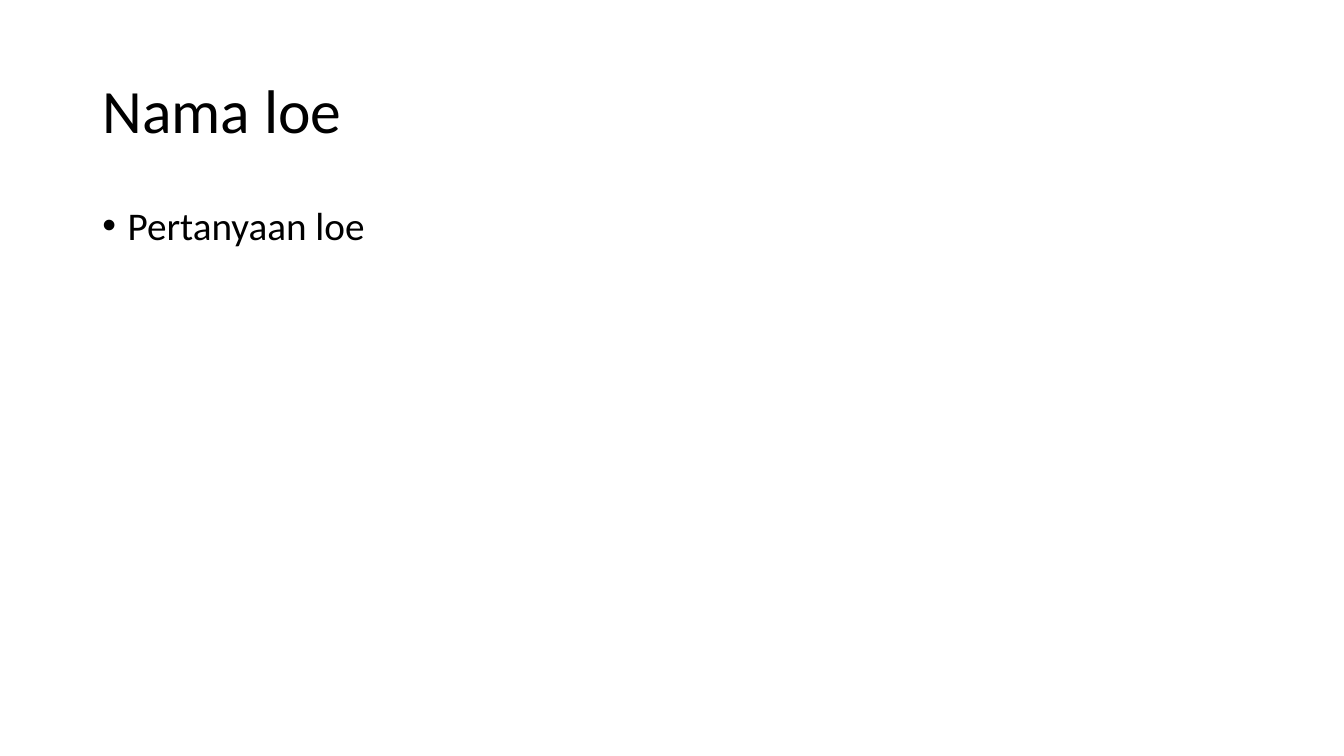
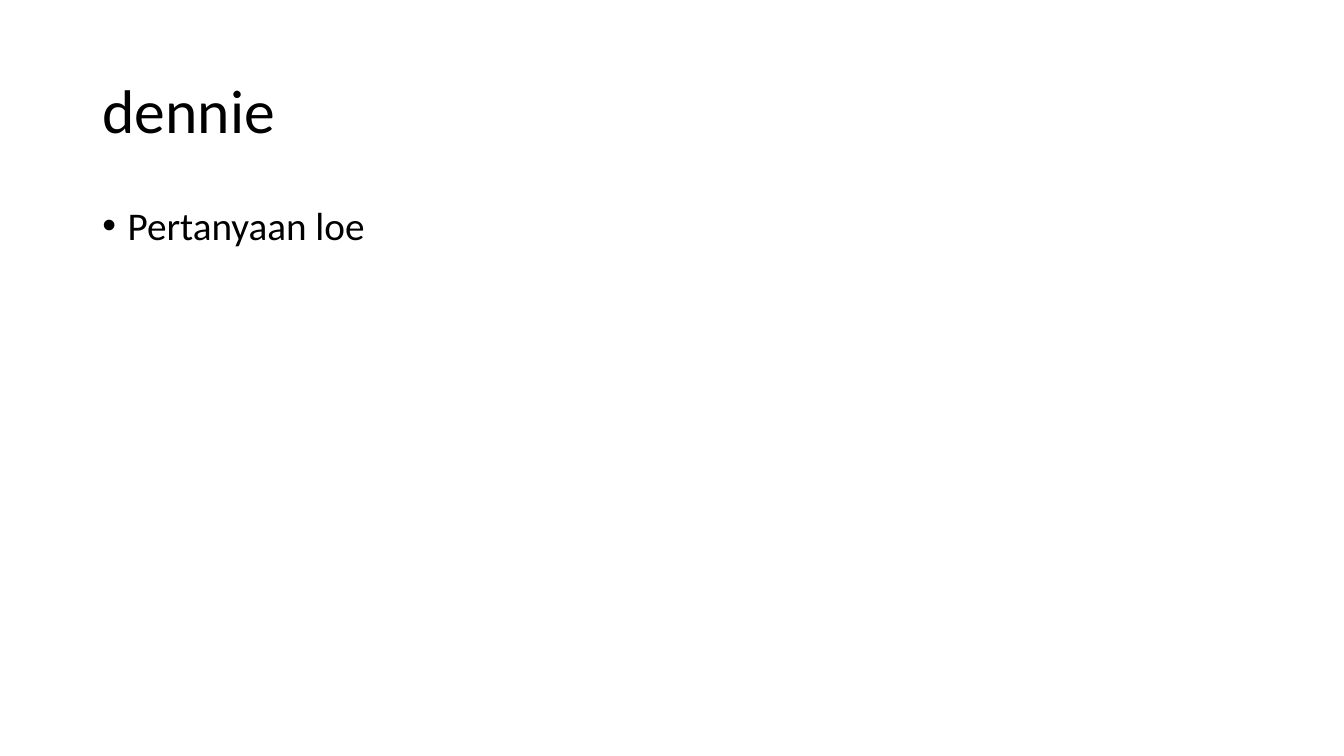
Before and after one commit to alfredhandoko/Tugas1PopinGameskoAG, a slide deck: slide 2 of Tugas.pptx. Drawn at 1344x756 pixels with LibreOffice and Linux fonts; fonts in the diff are those of the drawing. Boxes give left, top, right and bottom in pixels: in the first picture for what was removed or moved away, otherwise in the second. Text is boxed around its words. In the diff, an @@ line names an element or a change of style, - is before the commit and + after.

Commit message:
denniebaha
soal dari gw

```diff
--- a/Tugas.pptx
+++ b/Tugas.pptx
@@ title at bbox=[102, 90, 274, 134]: text changed @@
-Nama loe
+dennie
```
Also in this commit, not shown: 12 slides added, 1 slide removed.
